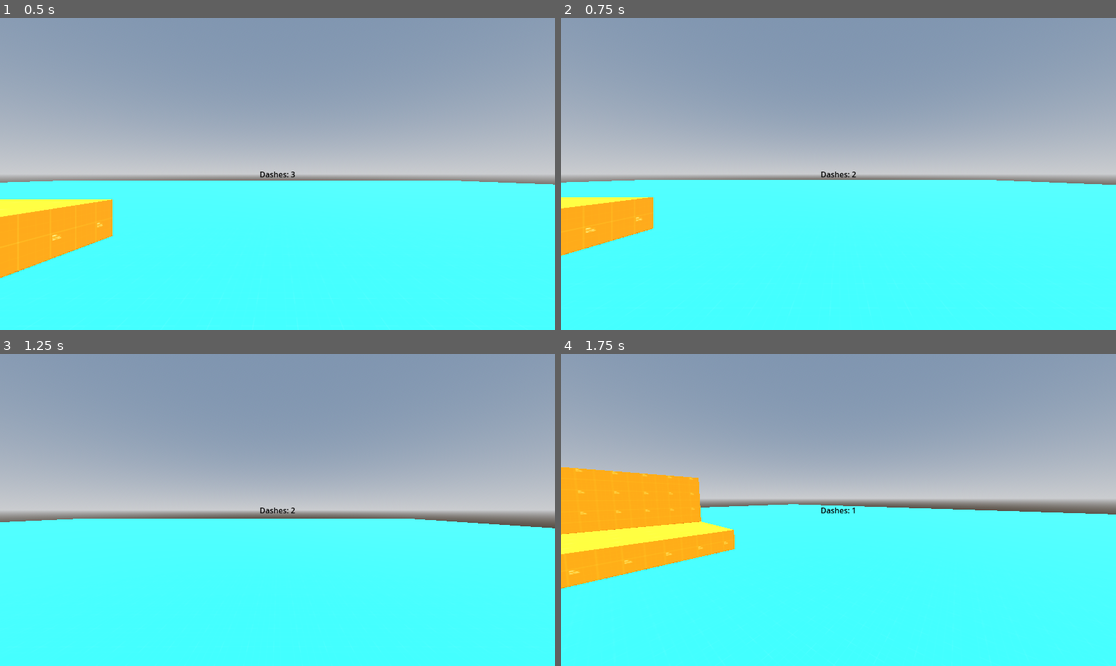
Above: before the commit, frames 1-4 (two rows, left to right).
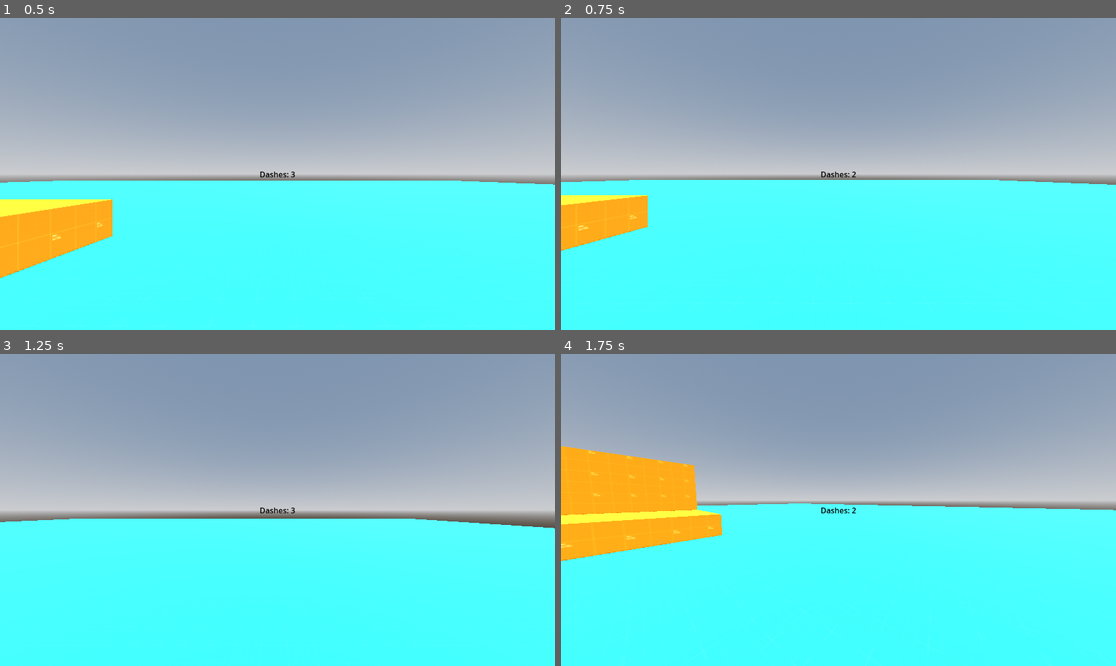
Above: after the commit, the same moments.

Repository: R1fty0/RetroShooter
Game: Godot game, scene res://scenes/main.tscn
Two runs of this game, one before a commit and one after it. Both use one fixed random seed, a clock stepped at 60 frames per second and the inputs below.
Inputs (mouse positions are in pixels of both pictures, inside the frame that each line leads up to):
- Up to frame 1 (0.5 s): no input
- Up to frame 2 (0.75 s): tap Enter (ui_accept) at 0.5 s; move the mouse to (960, 158) at 0.52 s; hold D (right) from 0.53 s (still down); hold Q (dash) from 0.53 s (still down); click (960, 158) at 0.67 s
- Up to frame 3 (1.25 s): keep holding D (right); keep holding Q (dash); tap Space (jump) at 0.77, 0.8, 1.07 s
- Up to frame 4 (1.75 s): move the mouse to (810, 510) at 1.27 s; release D (right) at 1.28 s; release Q (dash) at 1.28 s; hold W (forward) from 1.28 s (still down); tap Space (jump) at 1.35, 1.52 s; click (810, 510) at 1.42 s; tap Q (dash) at 1.55 s

Frame 1 is identical in both runs. In frame 2, 0.6% of the frame differs, in the area x 0-99%, y 51-77%; in frame 3, less than 0.1%; in frame 4, 7.0%, in the area x 0-100%, y 29-98%.

Commit message:
add: dashing

Diff:
--- a/scenes/main.tscn
+++ b/scenes/main.tscn
@@ -34,7 +34,6 @@
 transform = Transform3D(1, 0, 0, 0, 1, 0, 0, 0, 1, 4.94828, 0, 0)
 
 [node name="DashController" parent="Player" index="2"]
-dash_velocity = 100.0
 dash_cooldown = 0.2
 
 [node name="DashDurationTimer" parent="Player/DashController" index="1"]
--- a/scenes/player/dash/dash_controller.gd
+++ b/scenes/player/dash/dash_controller.gd
@@ -1,13 +1,11 @@
 extends Node
 class_name DashController
 
-signal start_dash(dash_velocity)
+signal start_dash
 signal end_dash
 
-## How fast does the player move while dashing.
-@export var dash_velocity: float = 100
 ## How long does a single dash last for.
-@export var dash_duration: float = 0.2
+@export var dash_duration: float = 0.02
 ## How long does it take for each dash to recharge
 @export var dash_cooldown: float = 1.0
 ## How many potenial dashes can the player have at one time.
@@ -30,19 +28,16 @@
 func _input(event: InputEvent) -> void:
 	# Prevent the player from dashing if they are out of dashes.
 	if current_dash_count <= 0:
-		print("hi")
 		can_dash = false
 		return
 	if event.is_action_pressed("dash") and can_dash:
-		start_dash.emit(dash_velocity)
+		start_dash.emit()
 		current_dash_count -= 1
 		dash_duration_timer.start()
 		can_dash = false
 
-
 func _on_dash_cooldown_timer_timeout() -> void:
 	current_dash_count += 1
-
 
 func _on_dash_duration_timer_timeout() -> void:
 	end_dash.emit()
--- a/scenes/player/player.gd
+++ b/scenes/player/player.gd
@@ -1,33 +1,19 @@
 extends CharacterBody3D
 class_name Player
-
-
-## TODO:
-## - change max speed used for camera fov effects
 
 const AIR_DEACCEL: float = 3.0
 const GROUND_DEACCEL: float = 8.0
 
-## Can we move around?
-@export var can_move : bool = true
-## Are we affected by gravity?
-@export var has_gravity : bool = true
-## Can we press to jump?
-@export var can_jump : bool = true
-## Can we hold to run?
-@export var can_sprint : bool = false
 
-@export_group("Speeds")
-## Look around rotation speed.
-@export var look_speed : float = 0.002
+@export_group("Movement")
+@export var dash_speed: float = 23.0
 ## Normal speed.
-@export var base_speed : float = 7.0
+@export var run_speed : float = 7.0
 ## Speed of jump.
 @export var jump_velocity : float = 4.5
-## How fast do we run?
-@export var sprint_speed : float = 10.0
-## How fast do we freefly?
 
+@export_group("Camera")
+@export var camera_sens : float = 0.002
 ## Camera headbobbing.
 @export var bob_freq: float = 2.0
 @export var bob_amp: float = 0.08
@@ -46,9 +32,12 @@
 @onready var collider: CollisionShape3D = $Collider
 @onready var camera: Camera3D = $Head/Camera3D
 
+var dashing: bool = false
+
 func _ready() -> void:
 	look_rotation.y = rotation.y
 	look_rotation.x = head.rotation.x
+	move_speed = run_speed
 
 func _unhandled_input(event: InputEvent) -> void:
 	# Mouse capturing
@@ -63,7 +52,6 @@
 
 
 func _physics_process(delta: float) -> void:
-	move_speed = base_speed
 	if not is_on_floor():
 		var gravity = ProjectSettings.get_setting("physics/3d/default_gravity")
 		velocity.y -= gravity * delta
@@ -73,8 +61,12 @@
 
 	var input_dir := Input.get_vector("left", "right", "forward", "back")
 	var move_dir := (transform.basis * Vector3(input_dir.x, 0, input_dir.y)).normalized()
-	# Only allow the player to control horizontal movement when they are on the floor.
-	if is_on_floor():
+
+	if dashing:
+		velocity = move_dir * dash_speed
+
+	# Only allow the player to control horizontal movement when they are on the floor and not dashing.
+	if is_on_floor() and !dashing:
 		if move_dir:
 			velocity.x = move_dir.x * move_speed
 			velocity.z = move_dir.z * move_speed
@@ -92,7 +84,7 @@
 	move_and_slide()
 
 	# Camera fov changes.
-	var velocity_clamped = clamp(velocity.length(), 0.5, move_speed * 2)
+	var velocity_clamped = clamp(velocity.length(), 0.5, dash_speed * 2)
 	var target_fov = BASE_FOV + FOV_CHANGE * velocity_clamped
 	camera.fov = lerp(camera.fov, target_fov, delta * 8.0)
 
@@ -102,33 +94,31 @@
 	pos.x = cos(bob_time * bob_freq/2) * bob_amp
 	return pos
 
-
 ## Rotate us to look around.
 ## Base of controller rotates around y (left/right). Head rotates around x (up/down).
 ## Modifies look_rotation based on rot_input, then resets basis and rotates by look_rotation.
 func rotate_look(rot_input : Vector2):
-	look_rotation.x -= rot_input.y * look_speed
+	look_rotation.x -= rot_input.y * camera_sens
 	look_rotation.x = clamp(look_rotation.x, deg_to_rad(-85), deg_to_rad(85))
-	look_rotation.y -= rot_input.x * look_speed
+	look_rotation.y -= rot_input.x * camera_sens
 	transform.basis = Basis()
 	rotate_y(look_rotation.y)
 	head.transform.basis = Basis()
 	head.rotate_x(look_rotation.x)
 
-# Hide mouse cursor
+## Hide mouse cursor
 func capture_mouse():
 	Input.set_mouse_mode(Input.MOUSE_MODE_CAPTURED)
 	mouse_captured = true
 
-# Show mouse cursor
+## Show mouse cursor
 func release_mouse():
 	Input.set_mouse_mode(Input.MOUSE_MODE_VISIBLE)
 	mouse_captured = false
 
 
 func _on_dash_controller_end_dash() -> void:
-	# move_speed = base_speed
-	pass
+	dashing = false
 
-func _on_dash_controller_start_dash(dash_velocity: Variant) -> void:
-	pass
+func _on_dash_controller_start_dash() -> void:
+	dashing = true
--- a/scenes/player/player.tscn
+++ b/scenes/player/player.tscn
@@ -9,7 +9,6 @@
 
 [node name="Player" type="CharacterBody3D"]
 script = ExtResource("1_8afob")
-can_sprint = true
 jump_velocity = 6.5
 
 [node name="Collider" type="CollisionShape3D" parent="."]
@@ -23,8 +22,8 @@
 
 [node name="DashController" type="Node" parent="."]
 script = ExtResource("2_dovo2")
-dash_velocity = 1000.0
-dash_duration = 1.0
+dash_duration = 0.01
+dash_cooldown = 1.2
 
 [node name="DashCooldownTimer" type="Timer" parent="DashController"]
 one_shot = true
